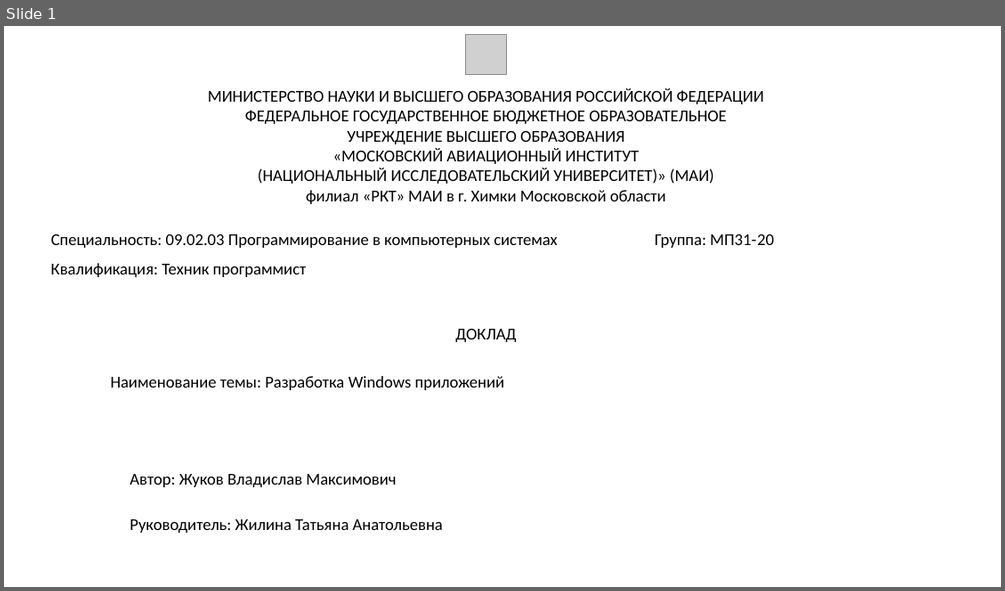
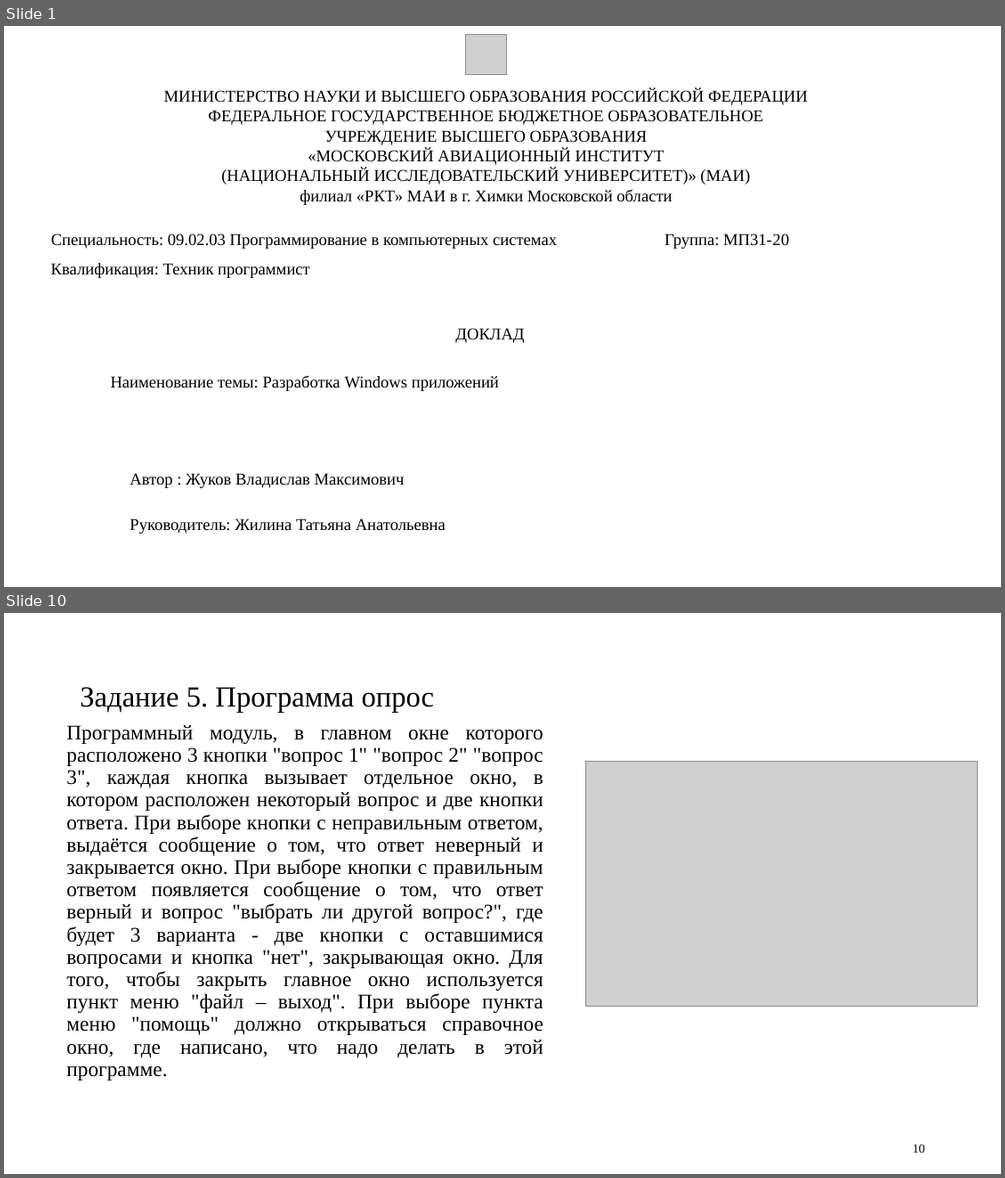
Before and after one commit to Feeralbee/praktika_system_programming, a slide deck: ЖуковМП3120.pptx. Shown one above the other, each under a label of ours: slide 1 before the commit, slides 1 and 10 after it; the slides between them are not shown. The pictures are 1005x591 and 1005x1178 pixels, drawn with LibreOffice and Linux fonts; fonts in the diff are those of the drawing; grey boxes stand for pictures. Boxes give left, top, right and bottom in pixels: in the first picture for what was removed or moved away, otherwise in the second. Text is boxed around its words. In the diff, an @@ line names an element or a change of style, - is before the commit and + after.

```diff
--- a/ЖуковМП3120.pptx
+++ b/ЖуковМП3120.pptx
@@ slide 10 added at (4,613,1001,1174), background #FFFFFF @@
@@ title added at (80,687,435,712), 28 pt, text #000000 @@
+Задание 5. Программа опрос
@@ text added at (66,725,543,1080), 20 pt, text #000000 @@
+Программный модуль, в главном окне которого расположено 3 кнопки "вопрос 1" "вопрос 2" "вопрос 3", каждая кнопка вызывает отдельное окно, в котором расположен некоторый вопрос и две кнопки ответа. При выборе кнопки с неправильным ответом, выдаётся сообщение о том, что ответ неверный и закрывается окно. При выборе кнопки с правильным ответом появляется сообщение о том, что ответ верный и вопрос "выбрать ли другой вопрос?", где будет 3 варианта - две кнопки с оставшимися вопросами и кнопка "нет", закрывающая окно. Для того, чтобы закрыть главное окно используется пункт меню "файл – выход". При выборе пункта меню "помощь" должно открываться справочное окно, где написано, что надо делать в этой программе.
@@ picture added at (586,761,977,1006) @@
@@ page number added at (913,1143,925,1152), 12 pt, text #000000 @@
+10
@@ slide 1 changed as well @@
@@ font Calibri to Times New Roman in 6 elements at (164,89,808,205), (129,518,445,533), (111,376,499,391), (51,233,789,248), (455,328,524,343), (51,263,310,278) @@
@@ text at (129,473,404,488): text changed; font Calibri to Times New Roman @@
-Автор: Жуков Владислав Максимович
+Автор : Жуков Владислав Максимович
```
Also in this commit, not shown: 13 other slides added, 3 slides removed.
